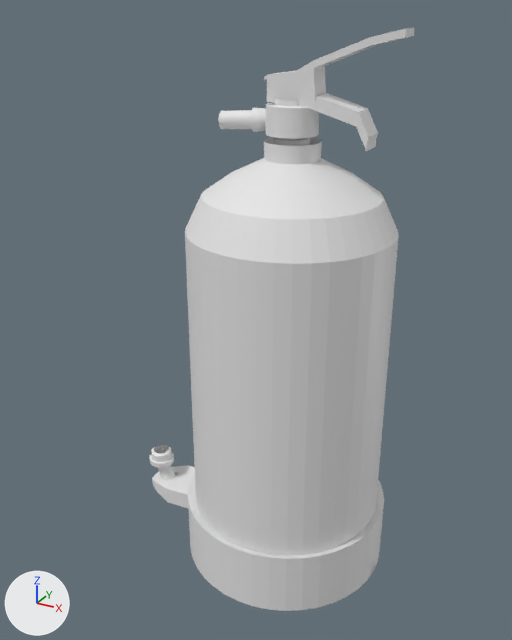
A saved change to the FBX model Export Art/Motel/Interior/FireExtinguisher.fbx.
The view is the same before and after, from a 50 mm lens placed at (0.71, -1.463, 1.393), pointed at (-0.102, 0.013, 0.655). Lighting does not change. The marker at lower left points along +X, +Y and +Z. The older version comes first. Where no turn or scale is listed for an object, it has been applied to the vertices. Vertices at exactly the same position are counted once.

Objects in the first picture: 'FireExtinguisherNossle'.
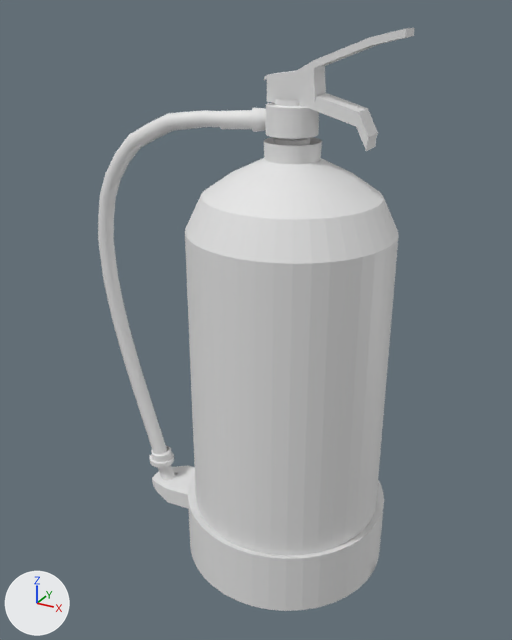
Pixel boxes (x1, y1, x2, y2) of what changed, in the pictures (512 x 640 px):
```json
{"object": "FireExtinguisherNossle", "change": "reshaped", "before": [150, 28, 415, 611], "after": [98, 28, 415, 611], "on screen": "20% wider"}
{"part": 1, "of": "me_cube_569", "change": "added", "after": [98, 110, 220, 454]}
```

Edits to the scene script, one JSON object a line:
```json
{"block": "me_cube_569", "where": "# used by ob_fireextinguishernossle; location = (-0.399, -0.033, 0.225)"}
{"op": "remove", "block": "me_cube_569", "code": "me_cube_569.from_pydata(...)  # 1417 vertices, 1267 faces; spans x -0.036..0.668, y -0.236..0.307, z -0.232..1.132"}
{"op": "add", "block": "me_cube_569", "code": "me_cube_569.from_pydata(...)  # 2889 vertices, 2677 faces; spans x -0.15..0.668, y -0.236..0.307, z -0.232..1.132"}
{"block": "me_cube_569", "change": "me_cube_569 part 1: a new loose piece of 1472 vertices spanning x -0.15..0.276, y -0.035..0.041, z -0.08..0.95, in mat_material_178 (white #e7e7e7)"}
```
